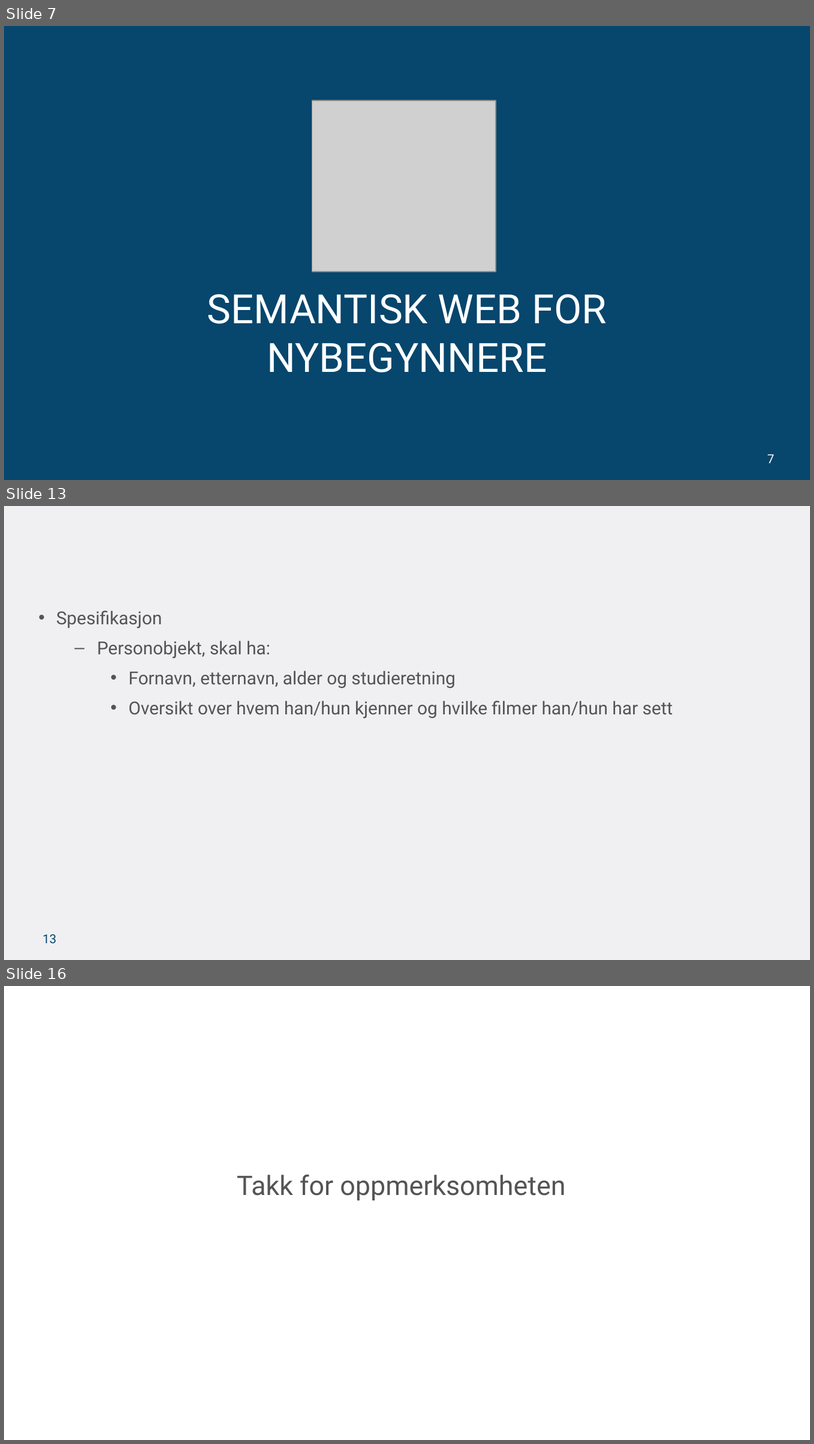
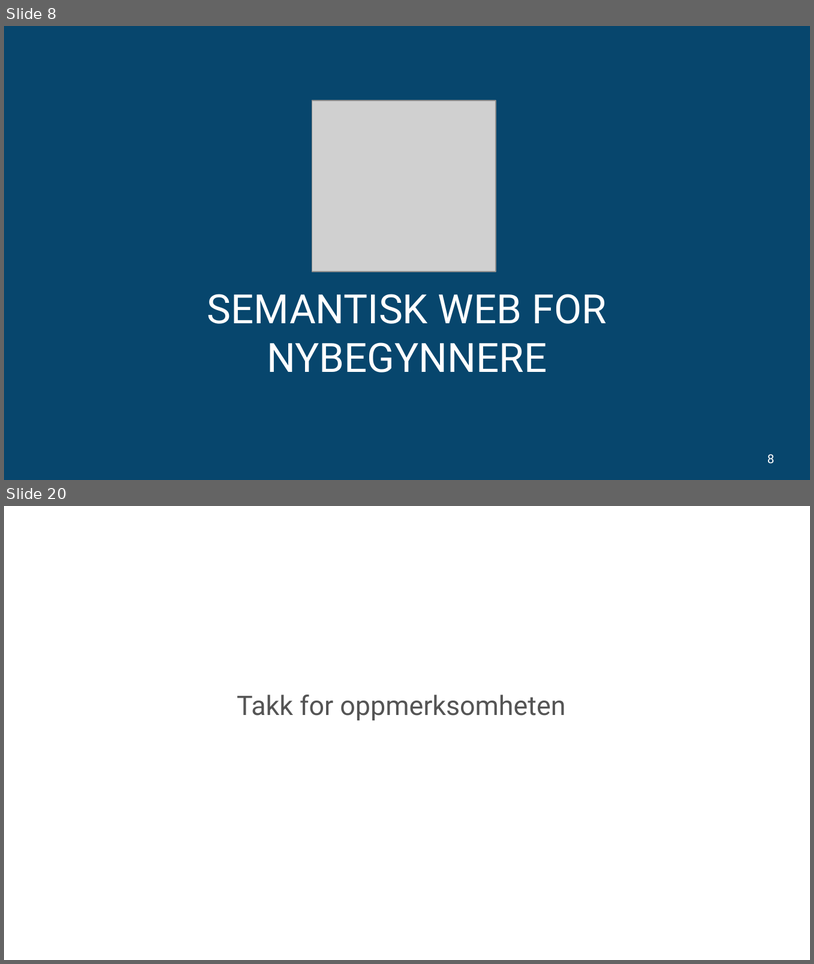
Before and after one commit to ttessem/SemWebKurs, a slide deck: SemWebKursUiB.pptx. Shown one above the other, each under a label of ours: slides 7, 13 and 16 before the commit, slides 8 and 20 after it; the slides between them are not shown. The pictures are 814x1444 and 814x964 pixels, drawn with LibreOffice and Linux fonts; fonts in the diff are those of the drawing; grey boxes stand for pictures; background and template pictures are left out. Boxes give left, top, right and bottom in pixels: in the first picture for what was removed or moved away, otherwise in the second. Text is boxed around its words. In the diff, an @@ line names an element or a change of style, - is before the commit and + after.

```diff
--- a/SemWebKursUiB.pptx
+++ b/SemWebKursUiB.pptx
@@ slide 13 removed at <box>4,506,810,960</box>, background #F0F0F2 @@
@@ text removed at <box>56,610,674,718</box> @@
-• Spesifikasjon
-  – Personobjekt, skal ha:
-    • Fornavn, etternavn, alder og studieretning
-    • Oversikt over hvem han/hun kjenner og hvilke filmer han/hun har sett
@@ page number removed at <box>42,934,56,943</box> @@
-13
@@ what was slide 7 is now slide 8 @@
@@ page number at <box>768,454,775,463</box>: text changed @@
-7
+8
@@ what was slide 16 is now slide 20 @@
```
Also in this commit, not shown: 1 slide changed, 15 slides added, 10 other slides removed, 13 other files.
